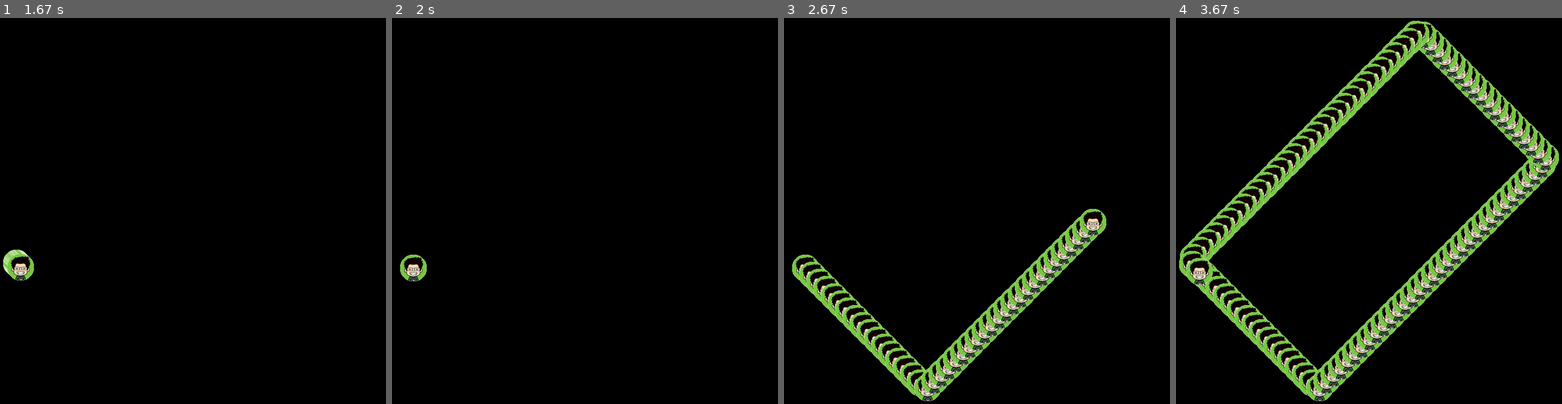
Above: before the commit, frames 1-4 (left to right).
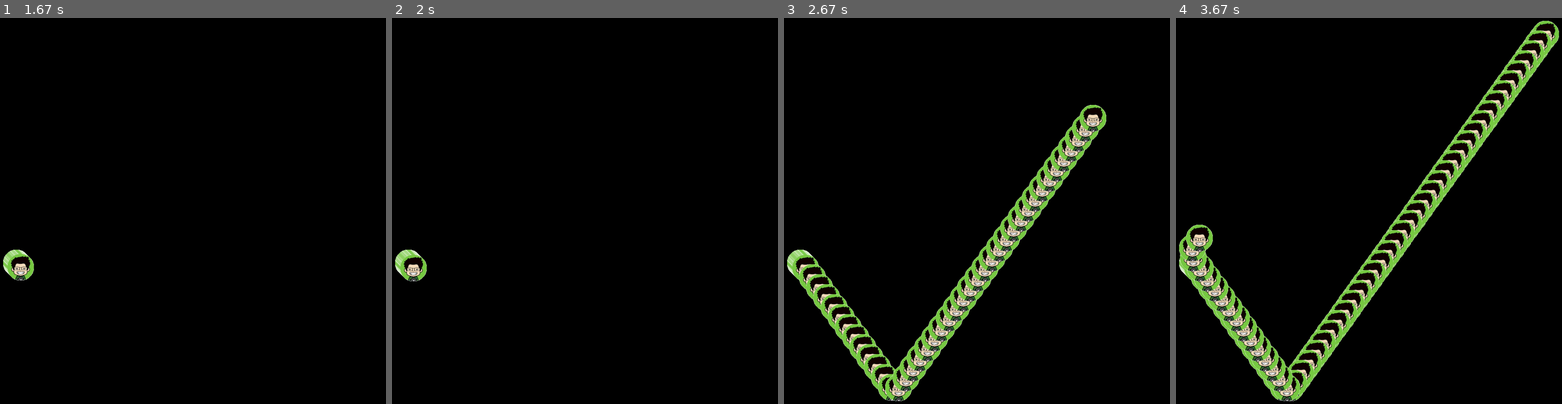
Above: after the commit, the same moments.

Repository: BeetrootWang/Learn_Pygame
Game: pygame game, started from naive_start.py
Two runs of this game, one before a commit and one after it. Both use one fixed random seed, a clock stepped at 60 frames per second and the inputs below.
Inputs:
- Up to frame 1 (1.67 s): no input
- Up to frame 2 (2 s): no input
- Up to frame 3 (2.67 s): no input
- Up to frame 4 (3.67 s): no input

Frame 1 is identical in both runs. In frame 2, 0.1% of the frame differs, in the area x 0-8%, y 60-67%; in frame 3, 12%; in frame 4, 20%, in the area x 0-100%, y 0-100%.

Commit message:
naive program

Diff:
--- a/naive_start.py
+++ b/naive_start.py
@@ -28,7 +28,8 @@
     y_axis = 600
     sgn_x = 1
     sgn_y = 1
-    speed = .1
+    speed_x = .1
+    speed_y = .1
     cnt = 0
 
     # Main loop
@@ -39,8 +40,8 @@
             if event.type == pygame.QUIT:
                 running = False
         # update the screen
-        x_axis = max(min(x_axis+sgn_x*speed, 900),50)
-        y_axis = max(min(y_axis+sgn_y*speed, 900),50)
+        x_axis = max(min(x_axis+sgn_x*speed_x, 900),50)
+        y_axis = max(min(y_axis+sgn_y*speed_y, 900),50)
         if x_axis>=900 or x_axis<=50:
             sgn_x = -sgn_x
         if y_axis>=900 or y_axis<=50:
@@ -48,10 +49,12 @@
 
         cnt = cnt + 1
         if cnt % 120==0:
-            speed = np.random.exponential()*5
+            speed_x = np.random.exponential()*5
+            speed_y = np.random.exponential()*5
             sgn_x = (-1)**np.random.randint(0,2)
             sgn_y = (-1)**np.random.randint(0,2)
-            screen.fill((0,0,0))
+            if cnt%1200==0:
+                screen.fill((0,0,0))
         # update screen
         screen.blit(icon,(x_axis, y_axis))
         pygame.display.flip()
Empty file added: second_scratch.py
